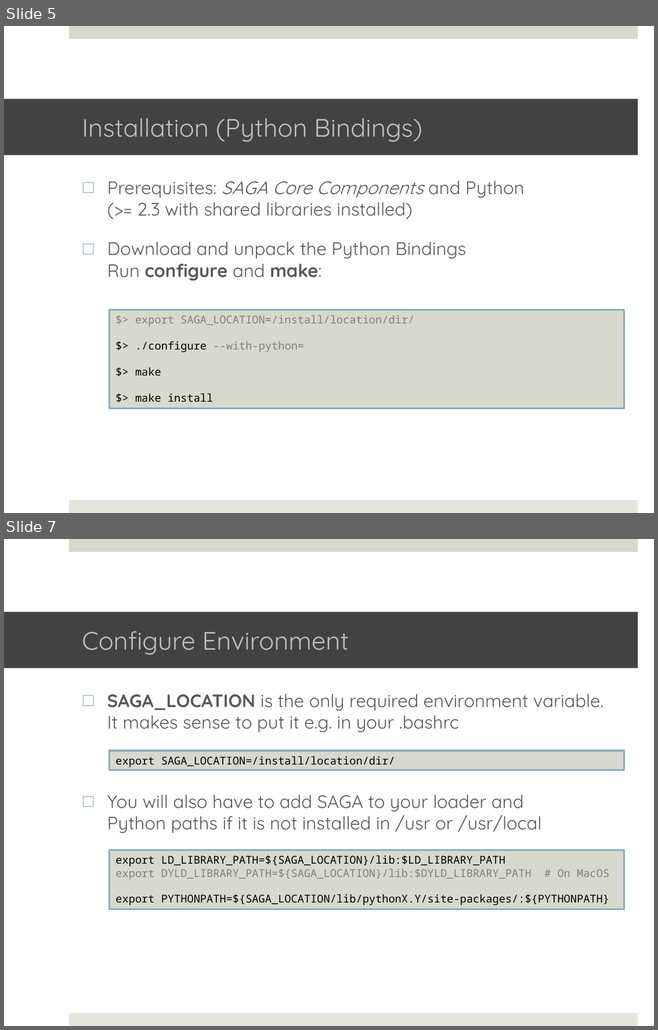
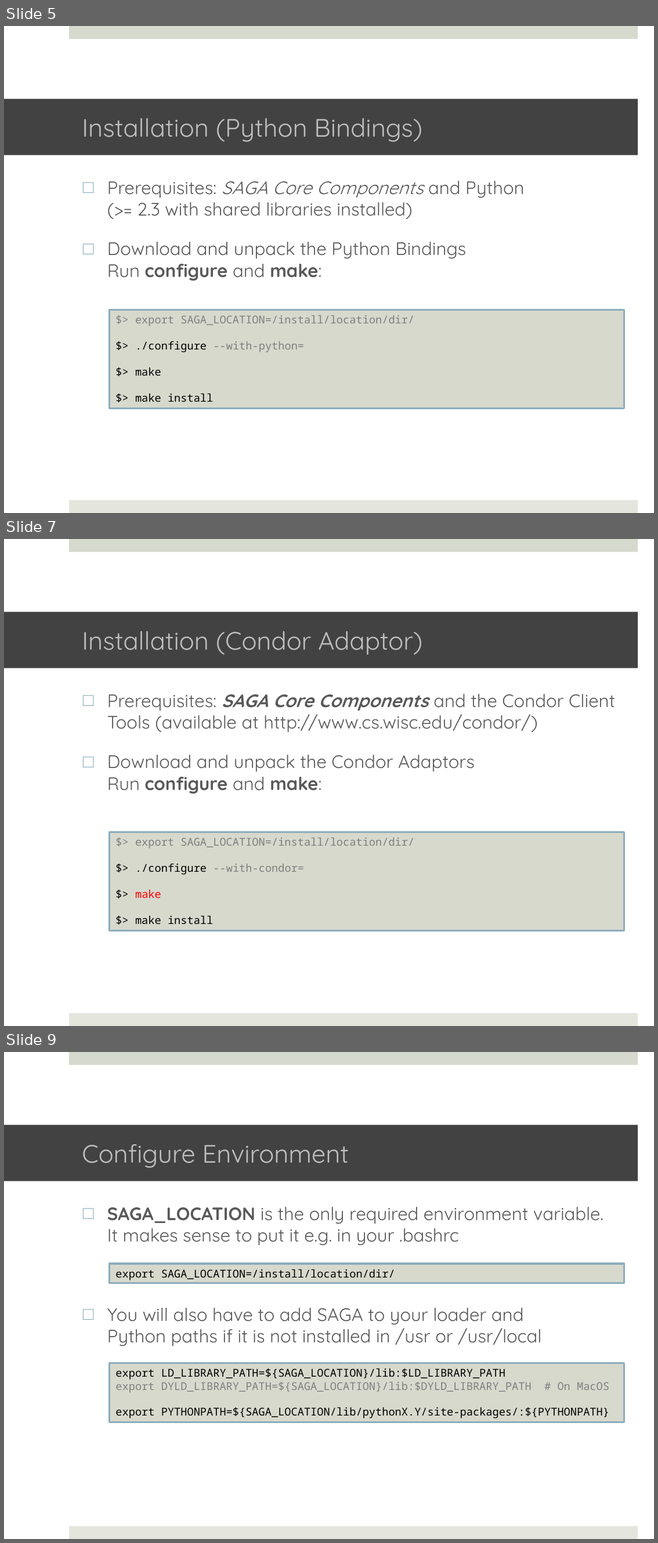
Before and after one commit to saga-project/saga-cpp-legacy-projects, a slide deck: tutorial/general_tutorial/Installation.pptx. Shown one above the other, each under a label of ours: slides 5 and 7 before the commit, slides 5, 7 and 9 after it; the slides between them are not shown. The pictures are 658x1030 and 658x1543 pixels, drawn with LibreOffice and Linux fonts; fonts in the diff are those of the drawing; background and template pictures are left out. Boxes give left, top, right and bottom in pixels: in the first picture for what was removed or moved away, otherwise in the second. Text is boxed around its words. In the diff, an @@ line names an element or a change of style, - is before the commit and + after.

```diff
--- a/tutorial/general_tutorial/Installation.pptx
+++ b/tutorial/general_tutorial/Installation.pptx
@@ slide 7 added at (x1=4, y1=539, x2=654, y2=1026), background #FFFFFF; not listed: 2 template elements that a slide beside it also shows @@
@@ title added at (x1=4, y1=611, x2=637, y2=668), fill #424242, 28 pt, text #BFBFBF @@
+Installation (Condor Adaptor)
@@ text added at (x1=107, y1=694, x2=615, y2=794), 20 pt, text #595959 @@
+□ Prerequisites: SAGA Core Components and the Condor Client Tools (available at http://www.cs.wisc.edu/condor/)
+□ Download and unpack the Condor Adaptors
+  Run configure and make:
@@ rectangle added at (x1=109, y1=832, x2=623, y2=930), fill #D7D9CD, outline #8BADBD 2 pt, 12 pt, text #7F7F7F @@
+$> export SAGA_LOCATION=/install/location/dir/
+$> ./configure --with-condor=
+$> make
+$> make install
@@ what was slide 7 is now slide 9 @@
```
Also in this commit, not shown: 1 slide changed, 1 other slide added, 1 other file.
